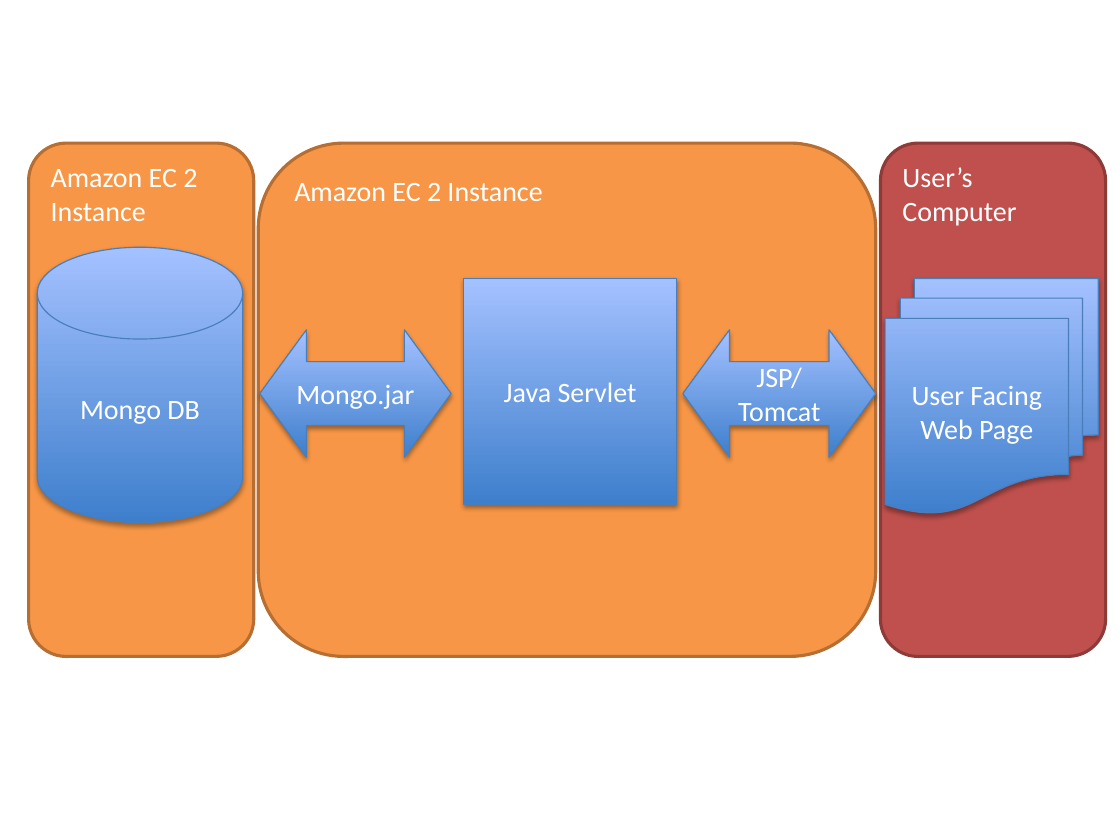
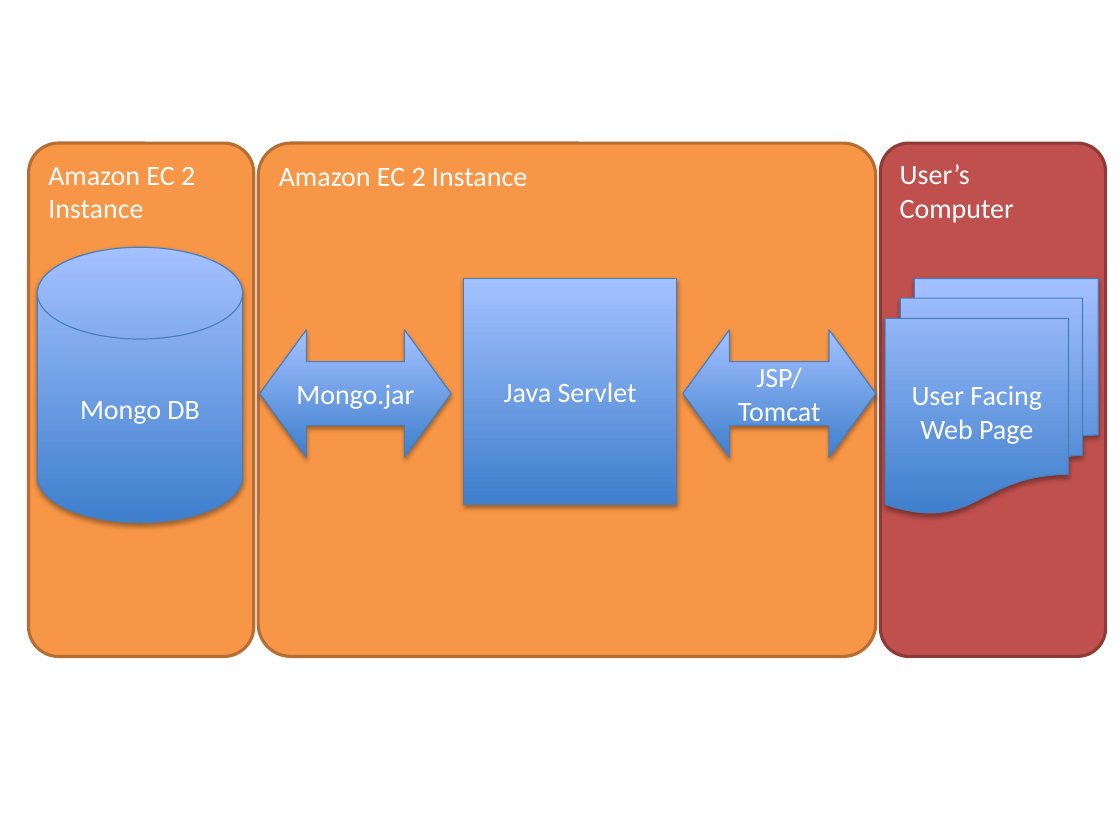
Before and after one commit to aplassard/CS292GroupProject, a slide deck: slide 1 of SchemaFiles/Global System Schema.pptx. Drawn at 1120x840 pixels with LibreOffice and Linux fonts; fonts in the diff are those of the drawing. Boxes give left, top, right and bottom in pixels: in the first picture for what was removed or moved away, otherwise in the second. Text is boxed around its words. In the diff, an @@ line names an element or a change of style, - is before the commit and + after.

Commit message:
Made box corners prettier in schema ppt

```diff
--- a/SchemaFiles/Global System Schema.pptx
+++ b/SchemaFiles/Global System Schema.pptx
@@ proportions changed in 3 elements at (880,143,1105,656), (29,143,254,656), (259,143,876,656) @@
```
